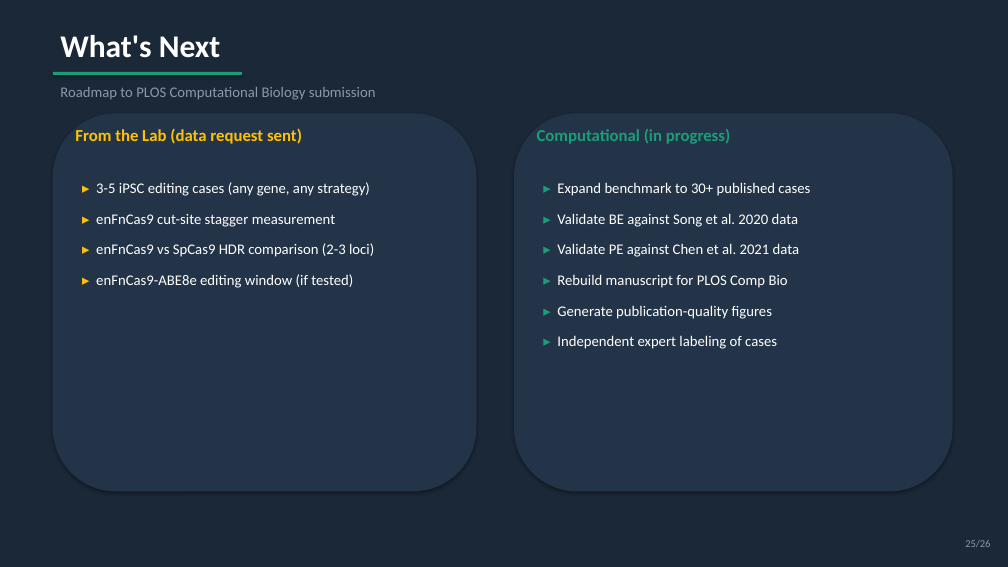
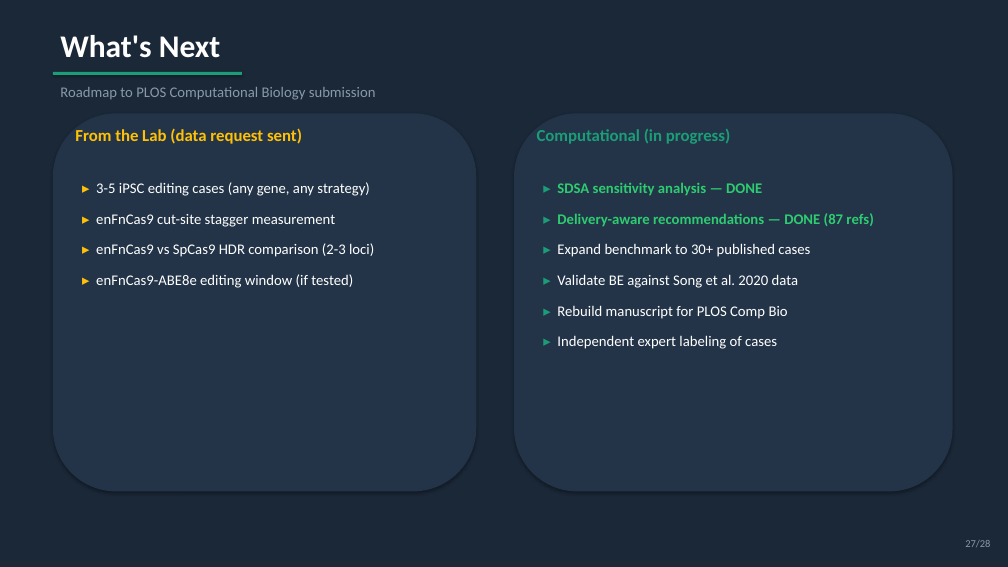
Before and after one commit to visvikbharti/CRISPRArchitect, a slide deck: slide 27 of paper/CRISPRArchitect_v3_LabMeeting.pptx (slide 25 before the commit). Drawn at 1008x567 pixels with LibreOffice and Linux fonts; fonts in the diff are those of the drawing. Boxes give left, top, right and bottom in pixels: in the first picture for what was removed or moved away, otherwise in the second. Text is boxed around its words. In the diff, an @@ line names an element or a change of style, - is before the commit and + after.

```diff
--- a/paper/CRISPRArchitect_v3_LabMeeting.pptx
+++ b/paper/CRISPRArchitect_v3_LabMeeting.pptx
@@ text at (557, 182, 873, 227): paragraphs added @@
+▸ SDSA sensitivity analysis — DONE
+▸ Delivery-aware recommendations — DONE (87 refs)
@@ text at (557, 243, 799, 257): paragraph removed @@
-▸ Validate PE against Chen et al. 2021 data
@@ text at (557, 305, 772, 319): paragraph removed @@
-▸ Generate publication-quality figures
@@ text at (965, 540, 990, 547): text changed @@
-25/26
+27/28
```
Also in this commit, not shown: 25 other slides changed, 2 slides added, 18 other files.
